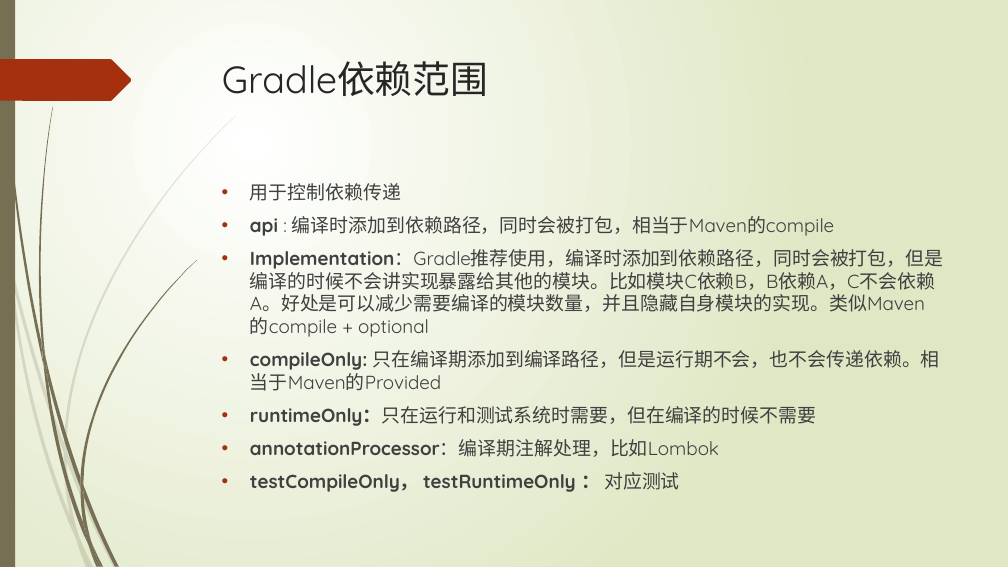
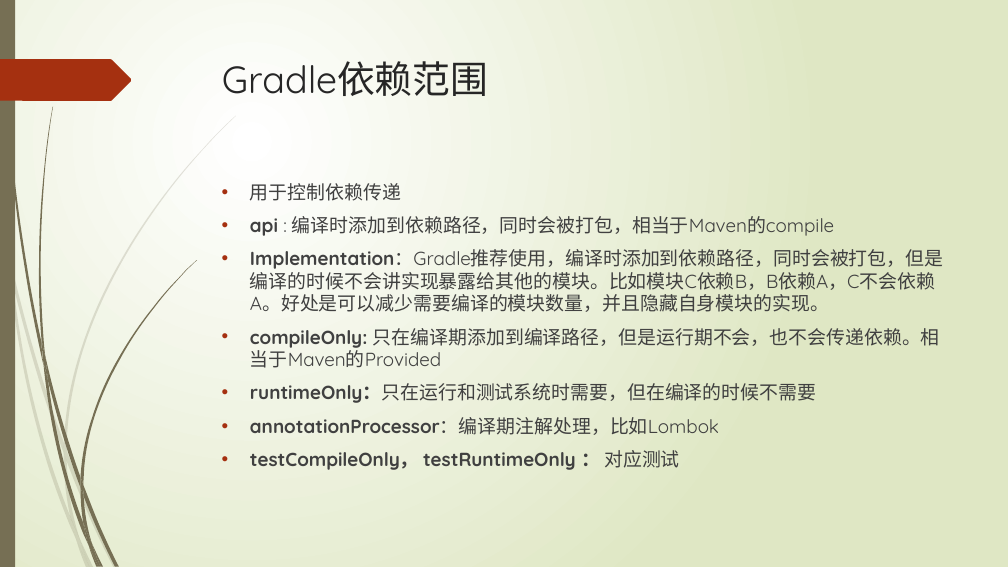
Before and after one commit to xljnc/gradle-springboot-plugin, a slide deck: slide 26 of doc/Gradle浅析.pptx. Drawn at 1008x567 pixels with LibreOffice and Linux fonts; fonts in the diff are those of the drawing. Boxes give left, top, right and bottom in pixels: in the first picture for what was removed or moved away, otherwise in the second. Text is boxed around its words. In the diff, an @@ line names an element or a change of style, - is before the commit and + after.

Commit message:
配置文件 by qiyu 2021-12-30

```diff
--- a/doc/Gradle浅析.pptx
+++ b/doc/Gradle浅析.pptx
@@ text at <box>250,249,943,312</box>: text changed @@
-• Implementation：Gradle推荐使用，编译时添加到依赖路径，同时会被打包，但是编译的时候不会讲实现暴露给其他的模块。比如模块C依赖B，B依赖A，C不会依赖A。好处是可以减少需要编译的模块数量，并且隐藏自身模块的实现。类似Maven的compile + optional
+• Implementation：Gradle推荐使用，编译时添加到依赖路径，同时会被打包，但是编译的时候不会讲实现暴露给其他的模块。比如模块C依赖B，B依赖A，C不会依赖A。好处是可以减少需要编译的模块数量，并且隐藏自身模块的实现。
```
